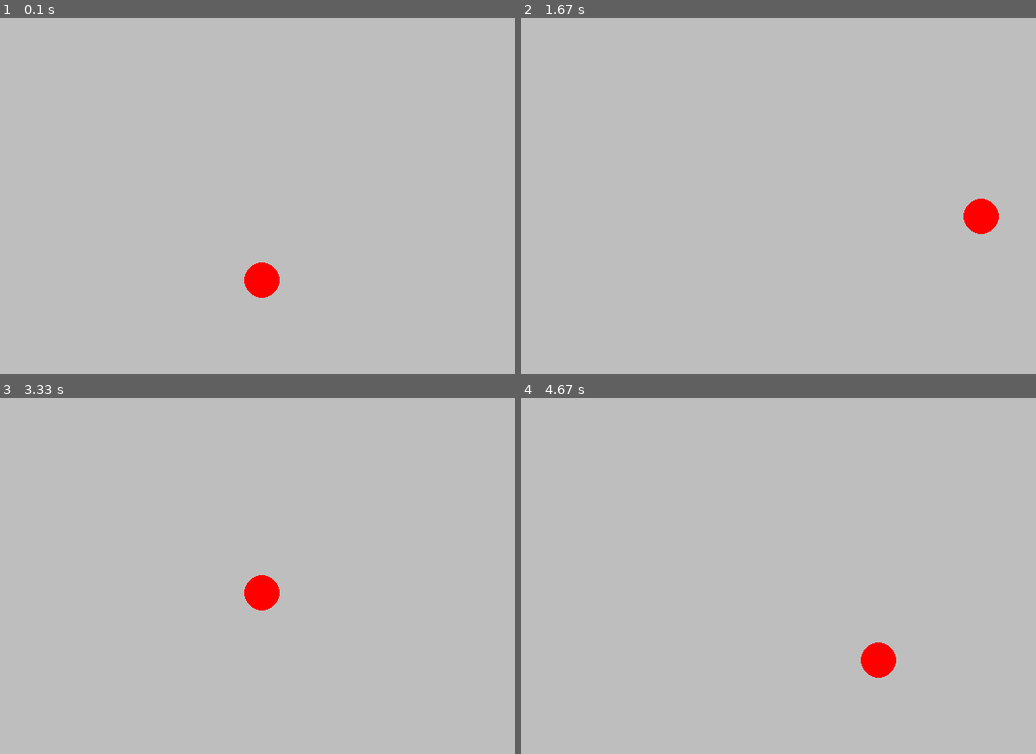
Above: before the commit, frames 1-4 (two rows, left to right).
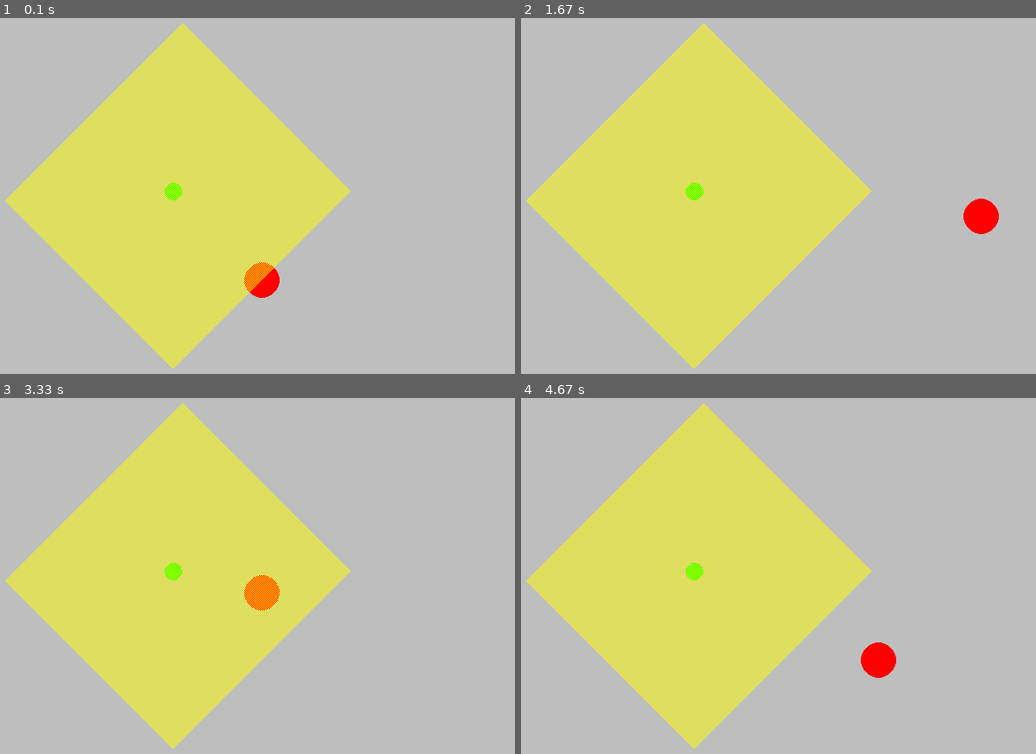
Above: after the commit, the same moments.

Repository: Romaric250/py-game
Game: pygame game, started from snake1.py
Two runs of this game, one before a commit and one after it. Both use one fixed random seed, a clock stepped at 60 frames per second and the inputs below.
Inputs:
- Up to frame 1 (0.1 s): no input
- Up to frame 2 (1.67 s): hold D 0.33-0.8 s; hold W 0.83-1.13 s; hold D 1.17-1.63 s
- Up to frame 3 (3.33 s): hold A 1.67-2.2 s; hold S 2.23-2.53 s; hold A 2.57-2.97 s; hold W from 3 s (still down)
- Up to frame 4 (4.67 s): release W at 3.37 s; hold D 3.4-4.03 s; hold S 4.07-4.43 s; hold A from 4.47 s (still down)

The runs differ from the first frame. In frame 1, 16% of the frame differs, in the area x 1-69%, y 1-99%; in frame 2, 16%; in frame 3, 16%; in frame 4, 16%.

Commit message:
bouderies set for the eater

Diff:
--- a/snake1.py
+++ b/snake1.py
@@ -39,6 +39,14 @@
 
     draw.circle(screen1,'red',initialposition,20)
 
+    draw.circle(screen1,'green',(200,200),10)
+
+
+
+    for i in range(10,200):
+        draw.line(screen1,'yellow',(200+i,i),(i,200+i))
+
+
     keys = key.get_pressed()
 
 
@@ -50,6 +58,7 @@
        if initialposition.y >= 580:
            continue
        else:
+
             initialposition.y += 4
 
     if keys[K_w]:
@@ -59,7 +68,11 @@
        if initialposition.x <= 300 and initialposition.y <= 20:
            continue
        else:
-          initialposition.y -= 4
+          if initialposition.y == 200 and initialposition.x == 200:
+              continue
+          else:
+
+            initialposition.y -= 4
 
 
     if keys[K_d]:
